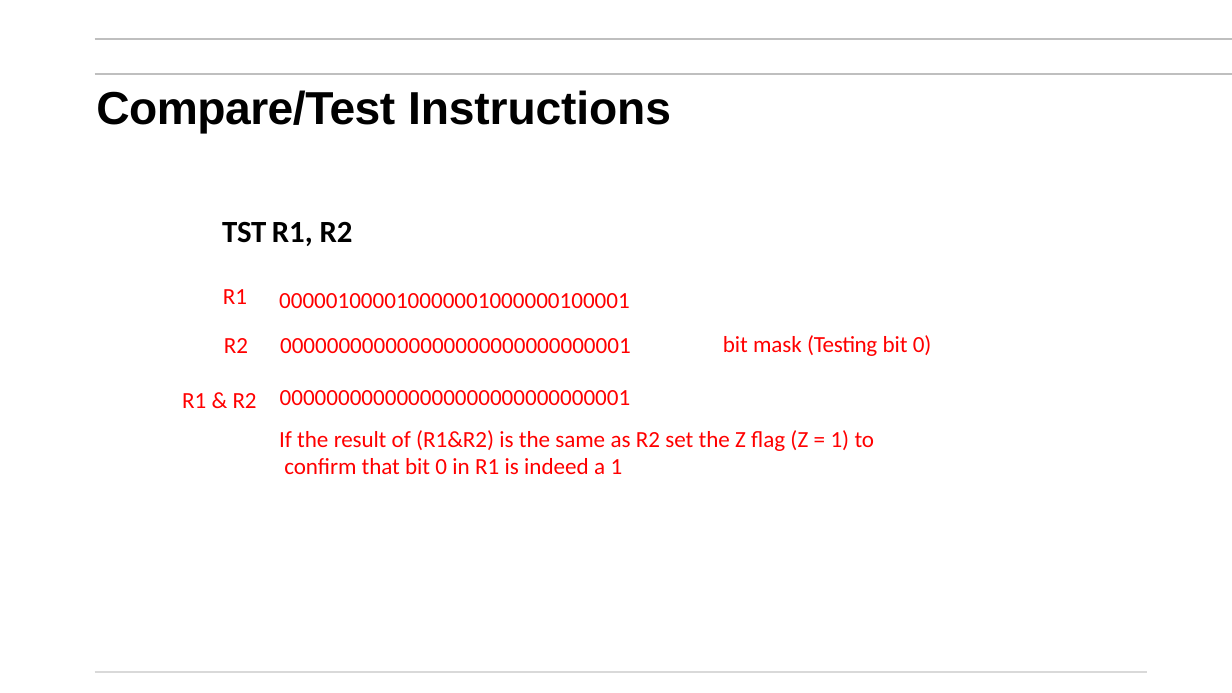
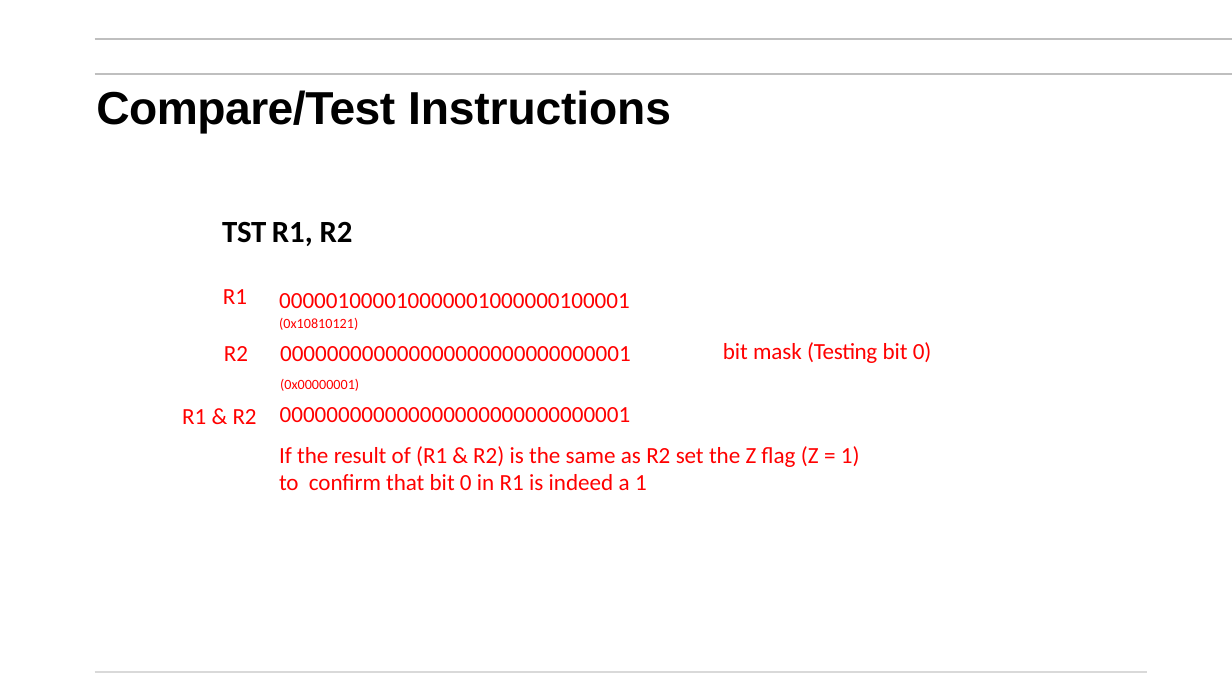
Before and after one commit to mikegrace2/CSEN20-Fall2026-Course-Website, a slide deck: slide 21 of Week05_MakindDecisionsAndWritingLoops/Ch06_MakingDecisions_WritingLoops_V4.pptx. Drawn at 1232x693 pixels with LibreOffice and Linux fonts; fonts in the diff are those of the drawing; background and template pictures are left out. Boxes give left, top, right and bottom in pixels: in the first picture for what was removed or moved away, otherwise in the second. Text is boxed around its words. In the diff, an @@ line names an element or a change of style, - is before the commit and + after.

```diff
--- a/Week05_MakindDecisionsAndWritingLoops/Ch06_MakingDecisions_WritingLoops_V4.pptx
+++ b/Week05_MakindDecisionsAndWritingLoops/Ch06_MakingDecisions_WritingLoops_V4.pptx
@@ table at [179, 285, 938, 499] @@
-row 1, column 2: 000001000010000001000000100001
+row 1, column 2: 000001000010000001000000100001 (0x10810121)
-row 2, column 2: 000000000000000000000000000001
+row 2, column 2: 000000000000000000000000000001 / (0x00000001)
-row 4, column 2: If the result of (R1&R2) is the same as R2 set the Z flag (Z = 1) to confirm that bit 0 in R1 is indeed a 1
+row 4, column 2: If the result of (R1 & R2) is the same as R2 set the Z flag (Z = 1) to confirm that bit 0 in R1 is indeed a 1
```
Also in this commit, not shown: 18 other slides changed.
